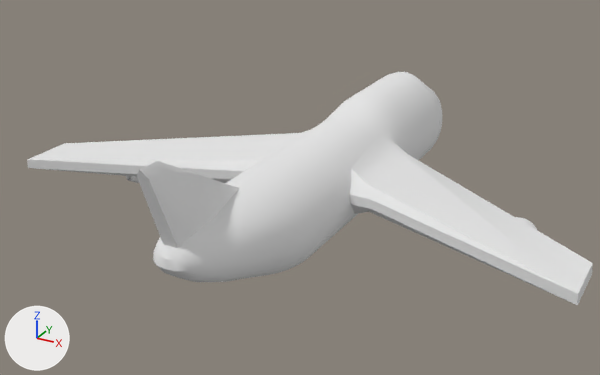
One commit to the Blender file Resources/Vehicles/JumboJet.blend: the scene before it, then after it.
The view is the same before and after, from a 50 mm camera at (0.129, -0.26, 0.12) aimed at (-0.005, -0.017, -0.001). Arrows for +X, +Y and +Z are at lower left; the lights stay in place.

Names of what the first picture shows: 'JumboJet'.
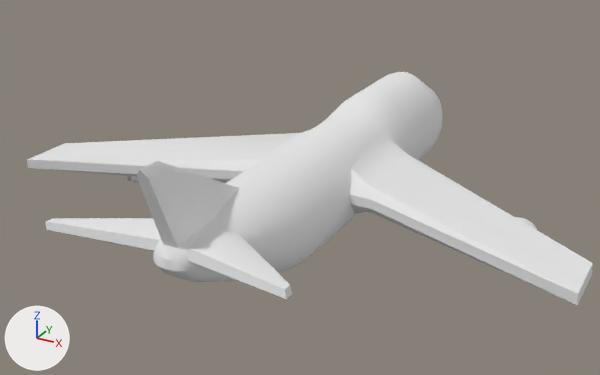
Location of each change, [x1, y1, x2, y2] in pixels of the pictures (600 x 375 px):
part 1 of me_jumbojet, built on: before [154, 216, 256, 271]; after [46, 216, 292, 299]

Patch to the scene script:
```diff
--- a/Resources/Vehicles/JumboJet.blend.py
+++ b/Resources/Vehicles/JumboJet.blend.py
@@ mat_logo @@
+mat_logo = principled_material('Logo')
+mat_logo.base_color = (0.8, 0.8, 0.8)  # white #e7e7e7
@@ me_jumbojet @@
 # used by ob_jumbojet; location = (0.0, 0.0, 0.0)
-me_jumbojet.from_pydata(...)  # 2193 vertices, 2118 faces; spans x -0.101..0.101, y -0.11..0.092, z -0.018..0.041
+me_jumbojet.from_pydata(...)  # 2193 vertices, 2144 faces; spans x -0.101..0.101, y -0.11..0.092, z -0.018..0.041
+# me_jumbojet part 1
+# 8 faces are deleted
+# 8 vertices move from x -0.011..0.011, y -0.095..-0.088, z 0.01..0.014 to x -0.04..0.04, y -0.106..-0.103, z 0.012..0.015
+# 17 new faces join them, mat_material (white #e7e7e7)
+# 1 new face joins them, mat_logo (white #e7e7e7)
 me_jumbojet.materials.append(mat_material)
+me_jumbojet.materials.append(mat_logo)  # white #e7e7e7
```
